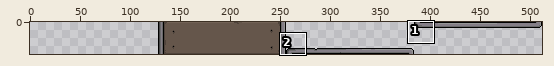
File history of a sprite sheet, dist/assets/atlas/panels/sheep-panel.png. The first picture is a wide view before the edit; the outline marks the close-up.
Close-up. Before:
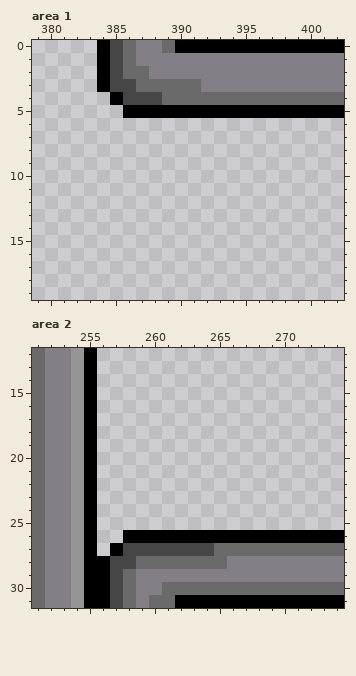
The file is 384x32 pixels. Shown: area 1: x 379..402, y 0..19; area 2: x 251..274, y 12..31. The old version is drawn lined up with the new one, on the new canvas. The commit also changed other parts of the picture, which this record leaves out.
Now the later version:
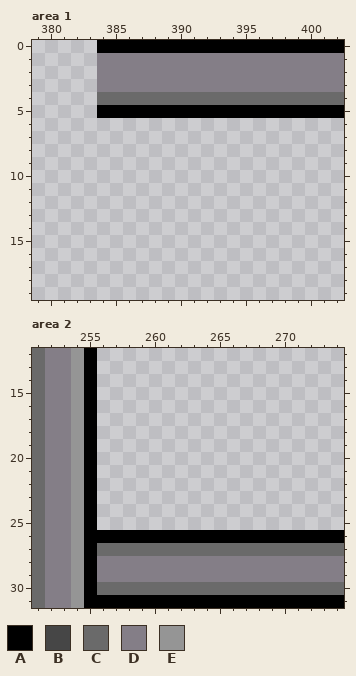
Palette (. is transparent): A #000000  B #464646  C #6a6a6a  D #847e87  E #959595
The exact change:
canvas 384x32 -> 512x32, the old top-left corner now at 128,0
Area 1:
y 0: x 385..389 BCDDC -> AAAAA
y 1: x 384..386 ABC -> DDD
y 2: x 384..387 ABCC -> DDDD
y 3: x 384..391 ABBCCCCC -> DDDDDDDD
y 4: x 384..388 .ABBB -> CCCCC
y 5: x 384..385 .. -> AA
Area 2:
y 26: x 256..257 .. -> AA
y 27: x 256..264 .ABBBBBBB -> CCCCCCCCC
y 28: x 256..265 ABBCCCCCCC -> DDDDDDDDDD
y 29: x 256..258 ABC -> DDD
y 30: x 256..257 AB -> CC; x 259..260 DD -> CC
y 31: x 257..261 BCDCC -> AAAAA
